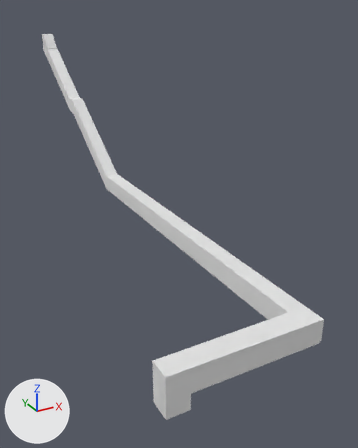
Two versions of the Blender file assets/models/bunker/bunker.blend, one commit apart.
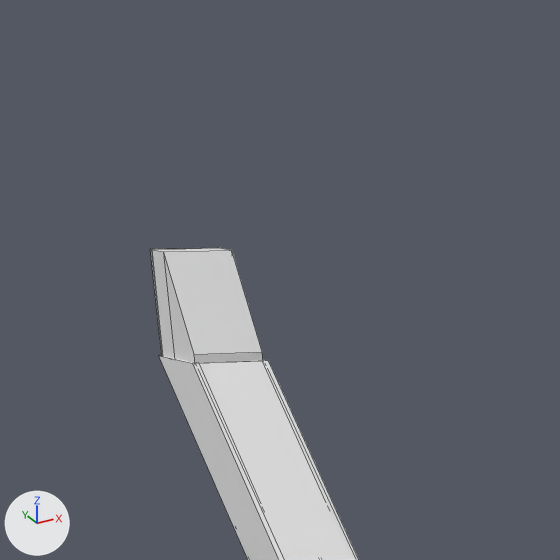
The first picture shows the older version from a 50 mm camera at (-64.6, -241.0, 14.9) aimed at (6.2, -112.3, -49.4). The close-ups show the older and then the newer version on the part from 6% to 27% of the width and 0% to 17% of the height of that picture. Only the edits that show in the close-ups are written down. The axes (+X, +Y, +Z) are drawn at lower left. The lights are the same throughout. The close-ups show mesh edges as thin lines.

Objects in the first close-up: 'bunker_exposed', 'ceiling', 'door1', 'door2', 'walls'.
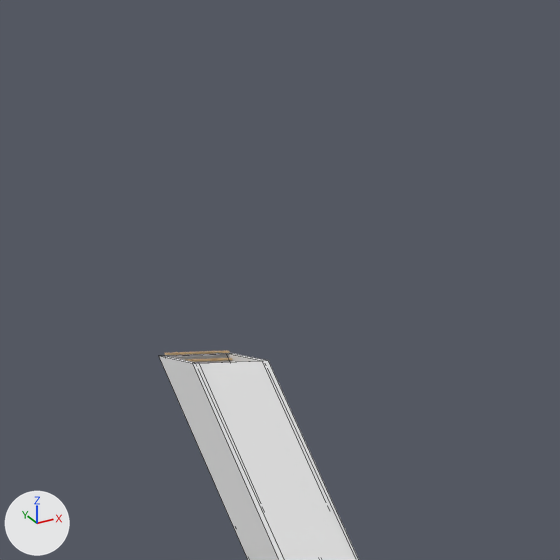
Location of each change, (x1, y1, x2, y2) in pixels of the close-ups (560 x 560 px; the box of a moved part takes in the faces that stretch with it):
'bunker_exposed', hidden
    before: (152, 248, 263, 363)
'door1', hidden
    before: (150, 248, 185, 356)
'door2', hidden
    before: (185, 248, 201, 249)
part 1 of me_cube, moved or reshaped (not visible afterwards)
    before: (164, 250, 263, 363)

The change in detail:
Picture 'exposed_uv.png' (img_exposed_uv_png) is new.
Material 'exposed' (mat_exposed) is new.
Its texture is img_exposed_uv_png.
Its roughness is 1.0.
me_cube has 12 vertices, 7 faces and spans x -2.12..2.12, y -4.46..3.11, z -3.22..3.1.
me_cube is used by ob_bunker_exposed; location (0.0, 0.0, 0.0).
Part 1, on me_cube:
Vertex 1 of me_cube moves from (-2.12, -4.46, -2.59) to (-2.12, -4.46, 0.55).
Vertex 5 of me_cube moves from (2.12, -4.46, -2.59) to (2.12, -4.46, 0.55).
me_cube gains material mat_exposed (picture img_exposed_uv_png).
me_cube_008 has 8 vertices, 6 faces and spans x -0.1..2.01, y -0.33..0.18, z -3.88..2.44.
me_cube_008 gains material mat_exposed (picture img_exposed_uv_png).
Object 'bunker_exposed' (ob_bunker_exposed) is now hidden.
Object 'door2' (ob_door2) is now hidden.
Object 'door1' (ob_door1) is now hidden.
